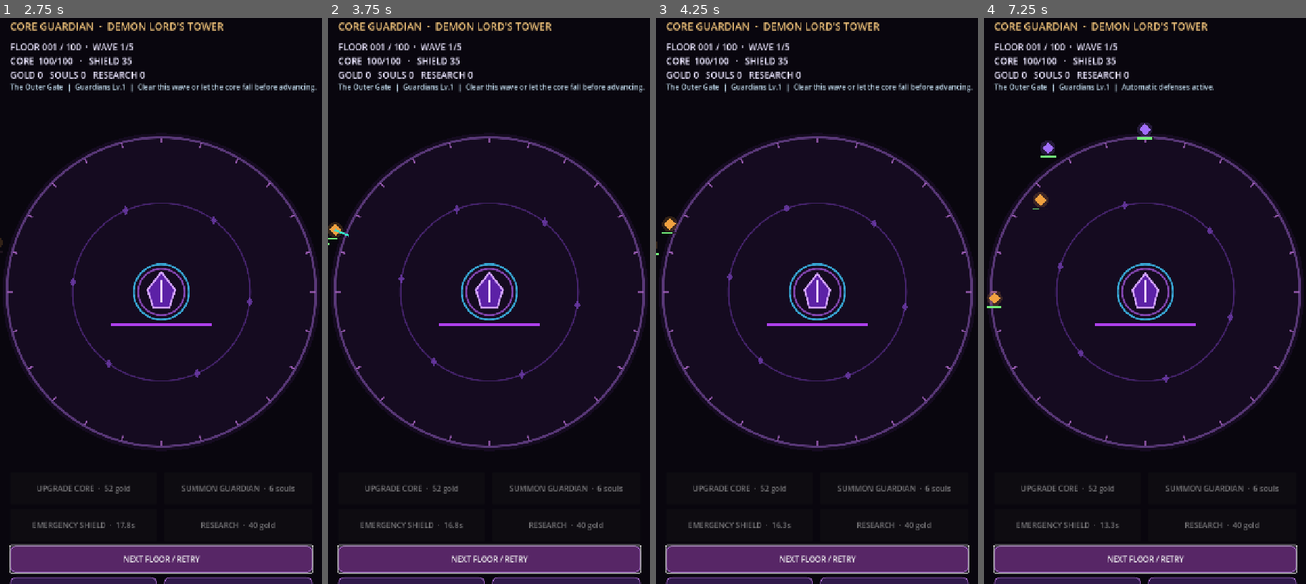
Above: before the commit, frames 1-4 (left to right).
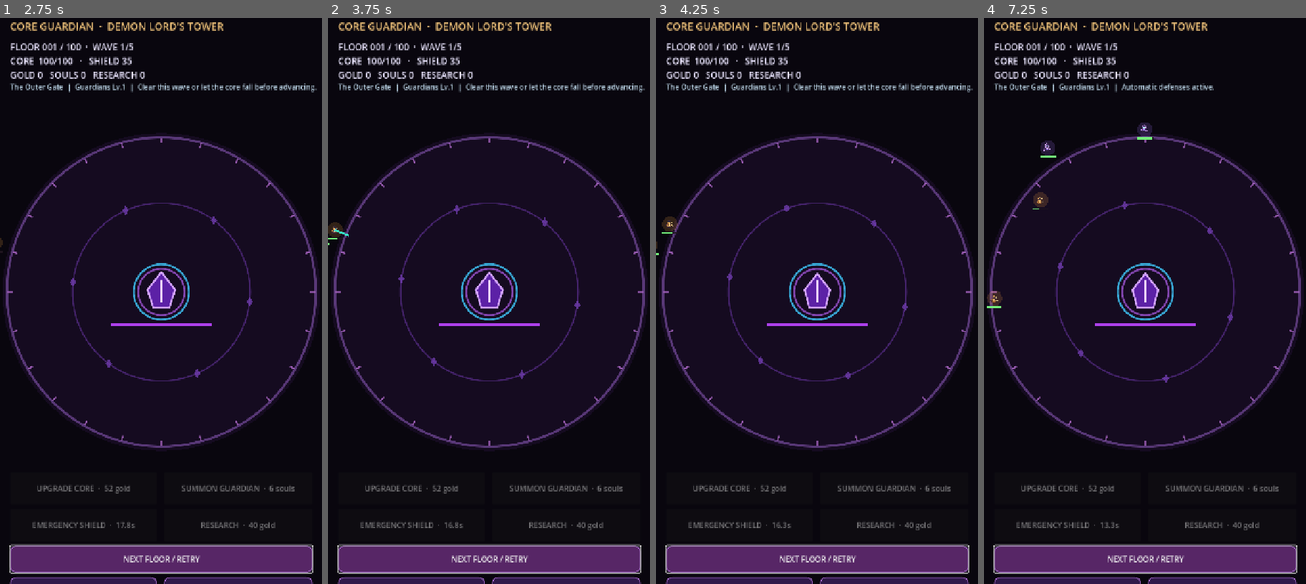
Above: after the commit, the same moments.

Repository: kage049754/Core-Guardian-Demon-Lord-s-Tower
Game: Godot game, scene res://scenes/main.tscn
The game is run twice, just before and just after one commit, with the same random seed, the same clock (stepped at 60 frames per second) and the same inputs.
Inputs:
- Up to frame 1 (2.75 s): click "EMERGENCY SHIELD · READY" at 0.5 s; click "NEXT FLOOR / RETRY" at 1.25 s; click "NEXT FLOOR / RETRY" at 2 s
- Up to frame 2 (3.75 s): click "NEXT FLOOR / RETRY" at 2.75 s
- Up to frame 3 (4.25 s): no input
- Up to frame 4 (7.25 s): no input

Frame 1 is identical in both runs. In frame 2, less than 0.1% of the frame differs, in the area x 0-4%, y 36-39%; in frame 3, less than 0.1%; in frame 4, 0.2%, in the area x 1-52%, y 18-51%.

Commit message:
art: integrate original hero sprites into live combat

Diff:
--- a/scripts/main.gd
+++ b/scripts/main.gd
@@ -16,6 +16,7 @@
 const GUARDIAN_NAMES := ["Varkhan · Abyss Knight", "Nyxara · Soul Weaver", "Morveth · Bone Marksman", "Grum · Rune Golem", "Zippi · Chaos Imp"]
 
 var rng := RandomNumberGenerator.new()
+var hero_atlas: Texture2D
 var floor_definitions: Array = []
 var enemies: Array[Dictionary] = []
 var shots: Array[Dictionary] = []
@@ -56,6 +57,7 @@
 func _ready() -> void:
 	rng.randomize()
 	screen_size = get_viewport_rect().size
+	hero_atlas = load("res://assets/characters/hero_atlas.svg")
 	_load_floor_content()
 	_build_ui()
 	_load_game()
@@ -460,7 +462,12 @@
 		var color := _enemy_color(int(enemy["kind"]))
 		var size := 13.0 if not enemy["boss"] else 25.0
 		draw_circle(pos, size + 4, Color(color.r, color.g, color.b, 0.18))
-		draw_colored_polygon(PackedVector2Array([pos + Vector2(0, -size), pos + Vector2(size, 0), pos + Vector2(0, size), pos + Vector2(-size, 0)]), color)
+		if hero_atlas != null:
+			var bob := sin(game_clock * 5.0 + angle) * 2.0
+			var source := Rect2(float(int(enemy["kind"]) * 100), 0, 100, 100)
+			draw_texture_rect_region(hero_atlas, Rect2(pos + Vector2(-size, -size + bob), Vector2(size * 2.0, size * 2.0)), source, Color.WHITE, false, true)
+		else:
+			draw_colored_polygon(PackedVector2Array([pos + Vector2(0, -size), pos + Vector2(size, 0), pos + Vector2(0, size), pos + Vector2(-size, 0)]), color)
 		var hp_ratio := clampf(float(enemy["hp"]) / maxf(1.0, float(enemy["max_hp"])), 0, 1)
 		draw_rect(Rect2(pos + Vector2(-18, size + 5), Vector2(36, 4)), Color(0.12, 0.08, 0.12))
 		draw_rect(Rect2(pos + Vector2(-18, size + 5), Vector2(36 * hp_ratio, 4)), Color(0.45, 0.93, 0.48))
